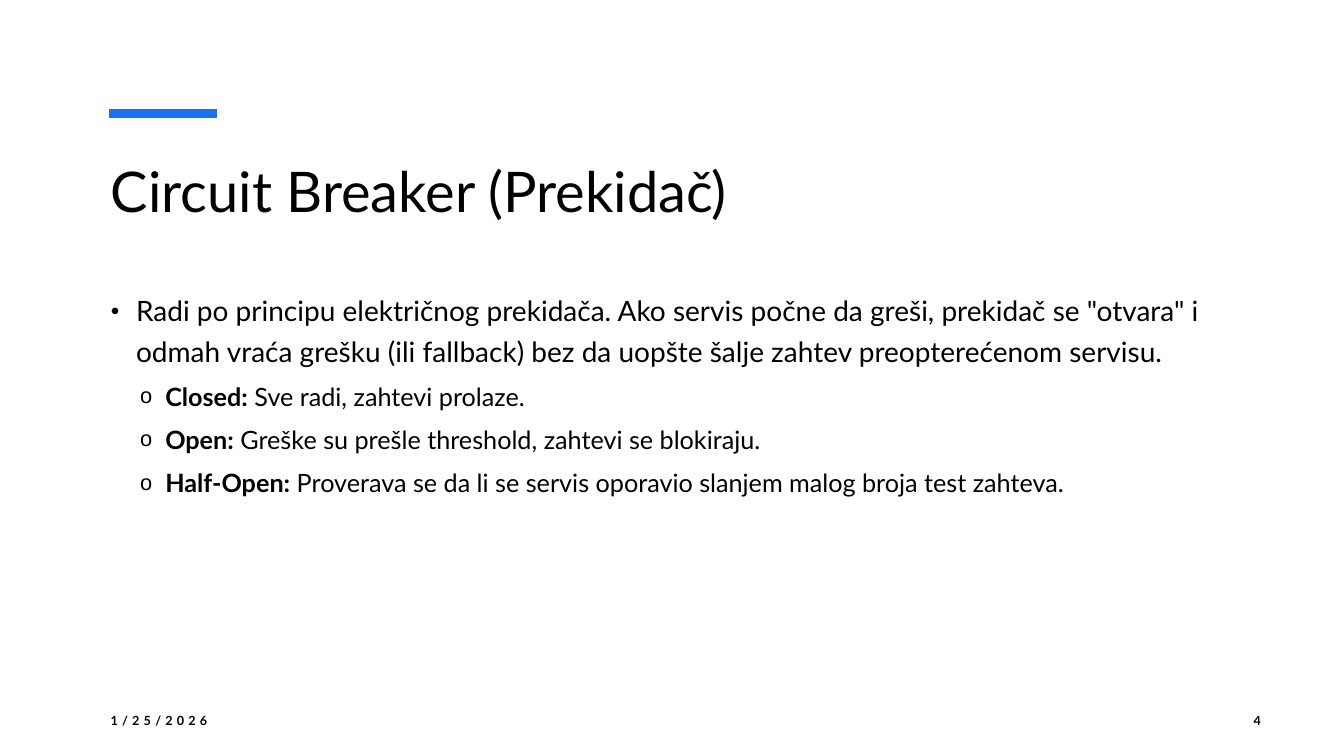
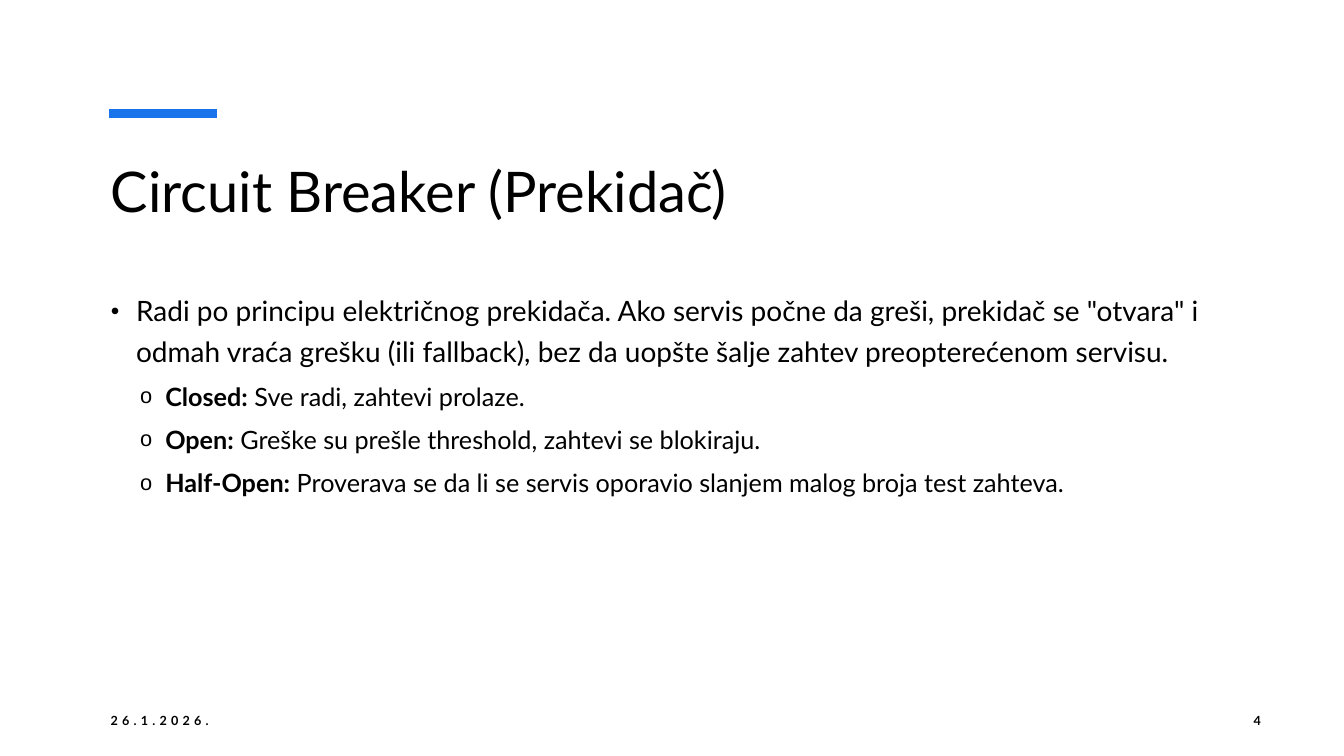
Before and after one commit to zlatkovnik/resilience4j-tutorial, a slide deck: slide 4 of Prezentacija.pptx. Drawn at 1344x756 pixels with LibreOffice and Linux fonts; fonts in the diff are those of the drawing. Boxes give left, top, right and bottom in pixels: in the first picture for what was removed or moved away, otherwise in the second. Text is boxed around its words. In the diff, an @@ line names an element or a change of style, - is before the commit and + after.

```diff
--- a/Prezentacija.pptx
+++ b/Prezentacija.pptx
@@ text at <box>136,300,1199,367</box>: text changed @@
-• Radi po principu električnog prekidača. Ako servis počne da greši, prekidač se "otvara" i odmah vraća grešku (ili fallback) bez da uopšte šalje zahtev preopterećenom servisu.
+• Radi po principu električnog prekidača. Ako servis počne da greši, prekidač se "otvara" i odmah vraća grešku (ili fallback), bez da uopšte šalje zahtev preopterećenom servisu.
@@ text at <box>111,715,209,725</box>: text changed @@
-1/25/2026
+26.1.2026.
```
Also in this commit, not shown: 30 other slides changed.
